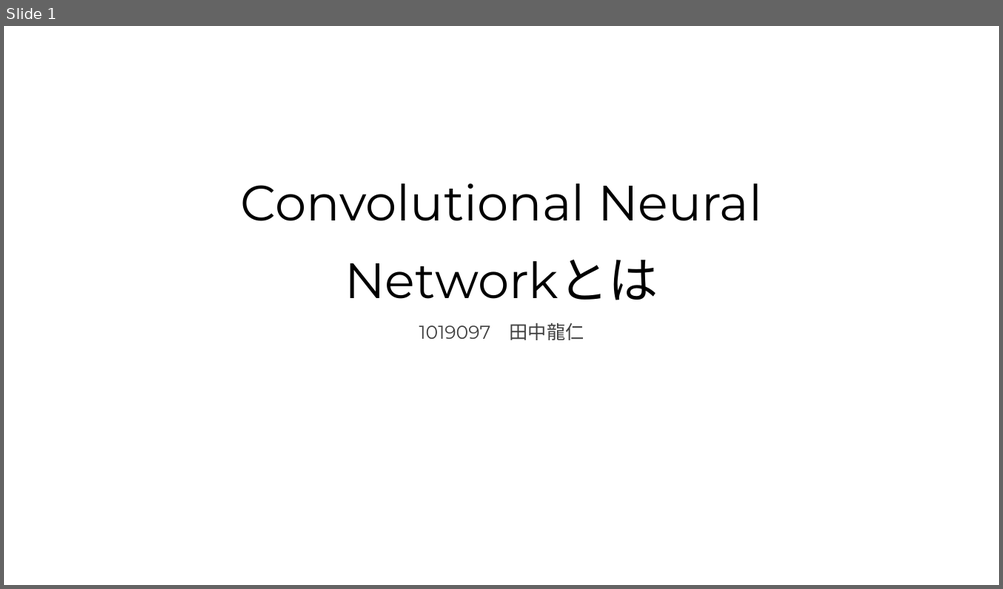
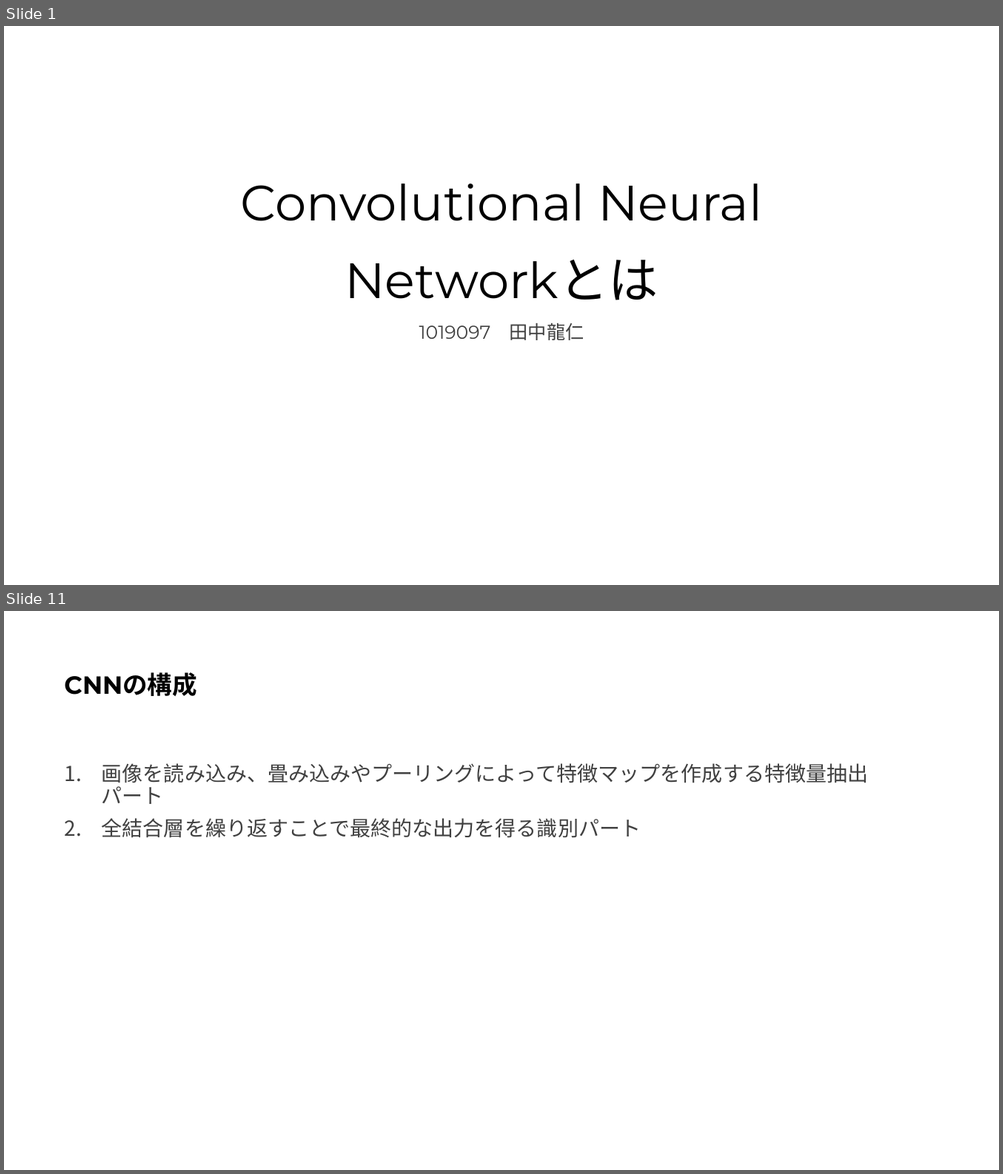
Before and after one commit to Harrry1206/-Graduation-research2, a slide deck: Convolutional Neural Networkとは.pptx. Shown one above the other, each under a label of ours: slide 1 before the commit, slides 1 and 11 after it; the slides between them are not shown. The pictures are 1003x589 and 1003x1174 pixels, drawn with LibreOffice and Linux fonts; fonts in the diff are those of the drawing. Boxes give left, top, right and bottom in pixels: in the first picture for what was removed or moved away, otherwise in the second. Text is boxed around its words. In the diff, an @@ line names an element or a change of style, - is before the commit and + after.

```diff
--- a/Convolutional Neural Networkとは.pptx
+++ b/Convolutional Neural Networkとは.pptx
@@ slide 11 added at [4,611,999,1170], background #FFFFFF @@
@@ title added at [64,672,197,696], 24 pt, text #000000, bold @@
+CNNの構成
@@ text added at [102,763,868,838], 20 pt, text #404040 @@
+1. 画像を読み込み、畳み込みやプーリングによって特徴マップを作成する特徴量抽出パート
+2. 全結合層を繰り返すことで最終的な出力を得る識別パート
```
Also in this commit, not shown: 1 slide changed, 9 other slides added, 1 slide removed.
